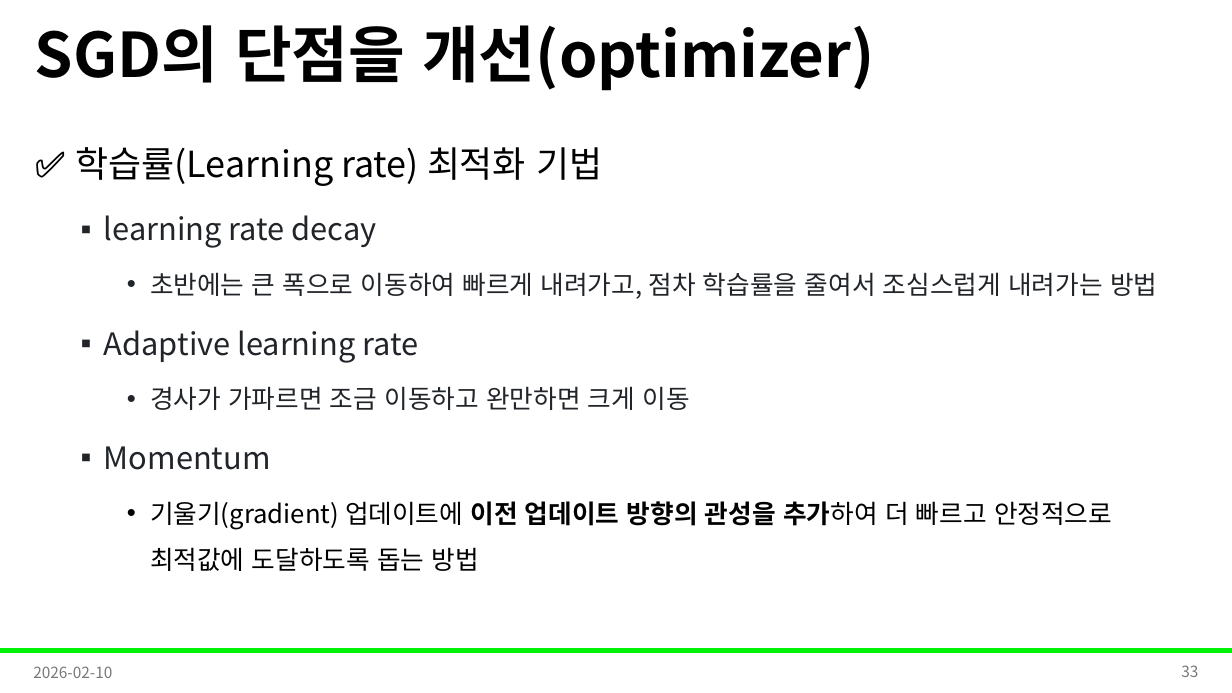
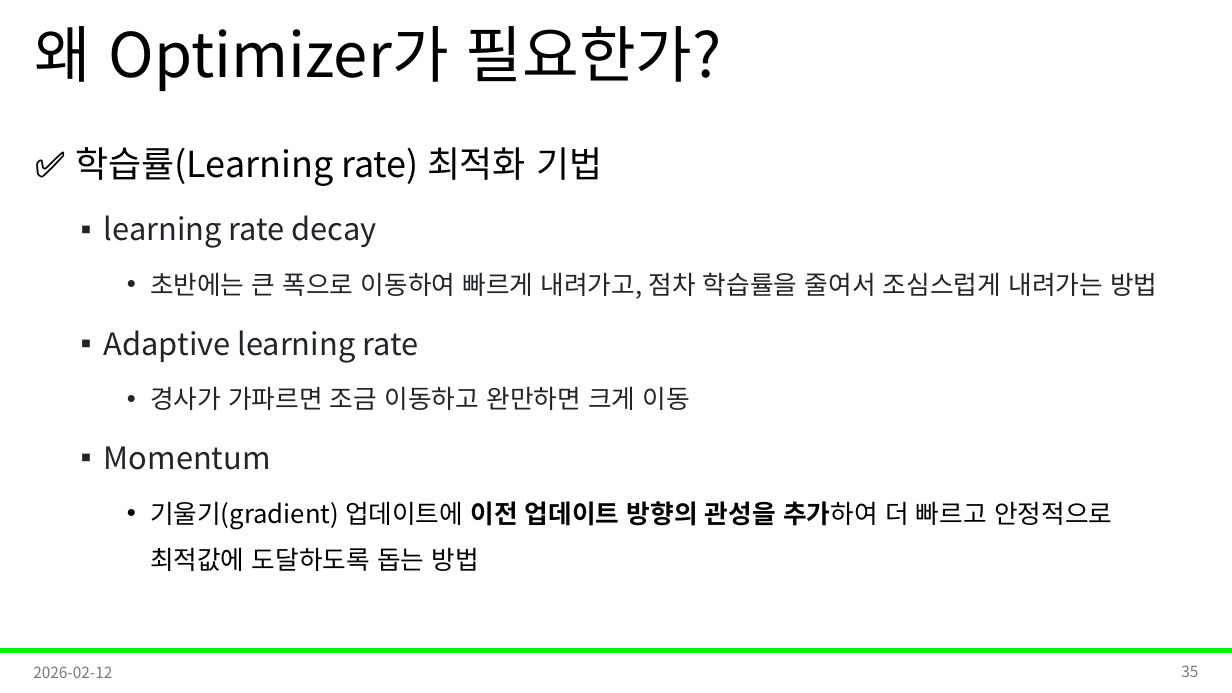
Before and after one commit to Leader-Lesson/KDT_RE_5th, a slide deck: slide 35 of material/5_AI/09_회귀와경사하강법.pptx (slide 33 before the commit). Drawn at 1232x693 pixels with LibreOffice and Linux fonts; fonts in the diff are those of the drawing; background and template pictures are left out. Boxes give left, top, right and bottom in pixels: in the first picture for what was removed or moved away, otherwise in the second. Text is boxed around its words. In the diff, an @@ line names an element or a change of style, - is before the commit and + after.

```diff
--- a/material/5_AI/09_회귀와경사하강법.pptx
+++ b/material/5_AI/09_회귀와경사하강법.pptx
@@ title at (35,26,722,91): text changed; bold off @@
-SGD의 단점을 개선(optimizer)
+왜 Optimizer가 필요한가?
@@ text at (33,666,112,678): text changed @@
-2026-02-10
+2026-02-12
@@ page number at (1181,665,1198,677): text changed @@
-33
+35
```
Also in this commit, not shown: 34 other slides changed, 3 slides added, 2 other files.
